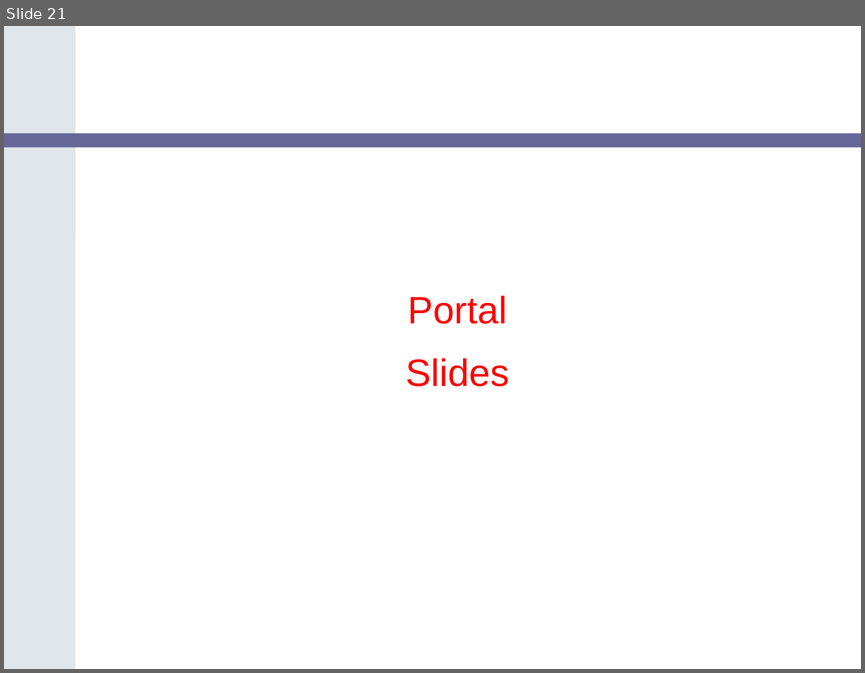
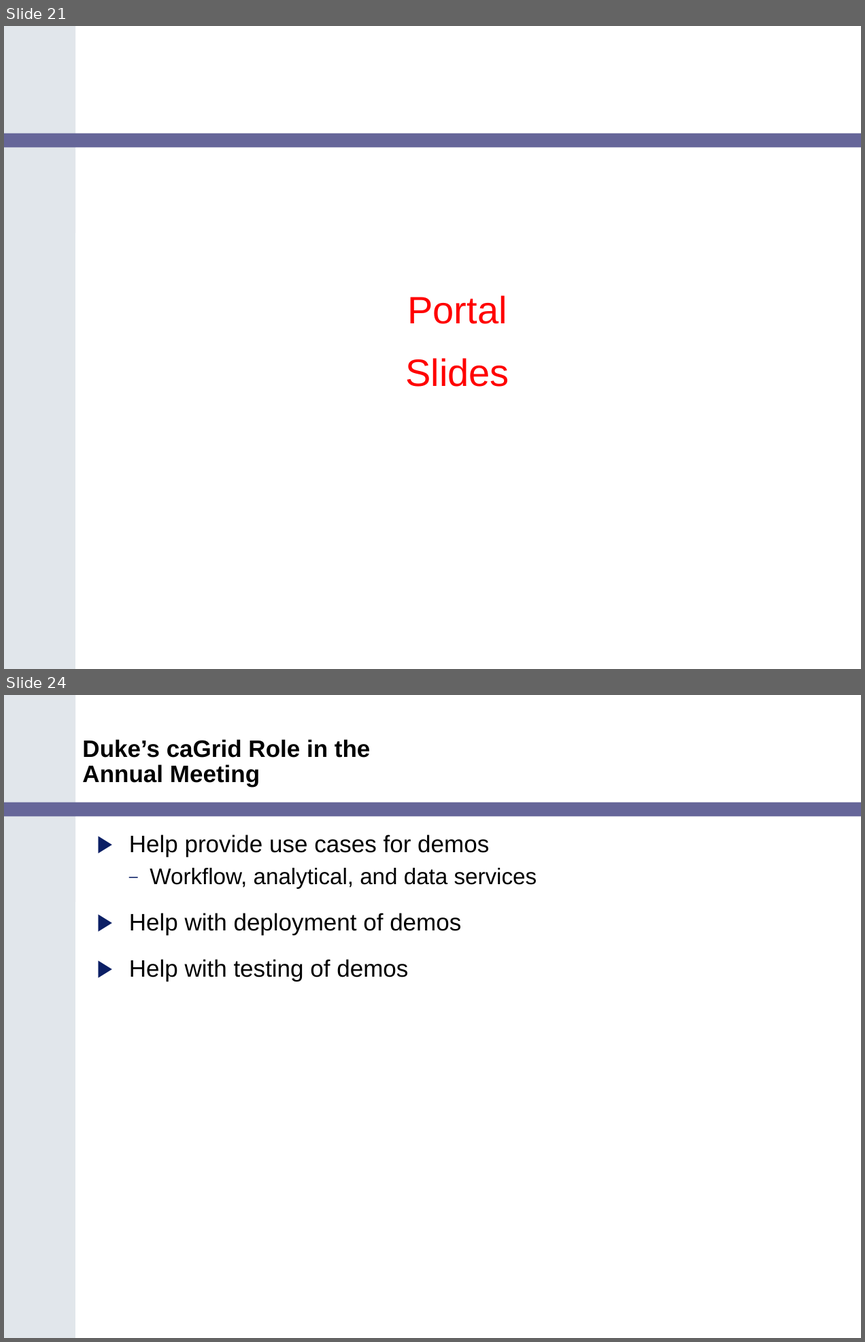
Before and after one commit to NCIP/cagrid-portal, a slide deck: cagrid-1-0/Documentation/presentations/200602_VCDE_ARCH/caGrid_Update_Arch_VCDE_Feb1.ppt. Shown one above the other, each under a label of ours: slide 21 before the commit, slides 21 and 24 after it; the slides between them are not shown. The pictures are 865x673 and 865x1342 pixels, drawn with LibreOffice and Linux fonts; fonts in the diff are those of the drawing; background and template pictures are left out. Boxes give left, top, right and bottom in pixels: in the first picture for what was removed or moved away, otherwise in the second. Text is boxed around its words. In the diff, an @@ line names an element or a change of style, - is before the commit and + after.

```diff
--- a/cagrid-1-0/Documentation/presentations/200602_VCDE_ARCH/caGrid_Update_Arch_VCDE_Feb1.ppt
+++ b/cagrid-1-0/Documentation/presentations/200602_VCDE_ARCH/caGrid_Update_Arch_VCDE_Feb1.ppt
@@ slide 24 added at [4, 695, 861, 1338], background #FFFFFF; not listed: 2 template elements that a slide beside it also shows @@
@@ title added at [82, 739, 370, 787], 20 pt, text #000000, bold @@
+Duke’s caGrid Role in the
+Annual Meeting
@@ text added at [129, 834, 537, 981], 20 pt, text #000000 @@
+▶ Help provide use cases for demos
+  – Workflow, analytical, and data services
+▶ Help with deployment of demos
+▶ Help with testing of demos
```
Also in this commit, not shown: 5 other slides added, 1 slide removed.
